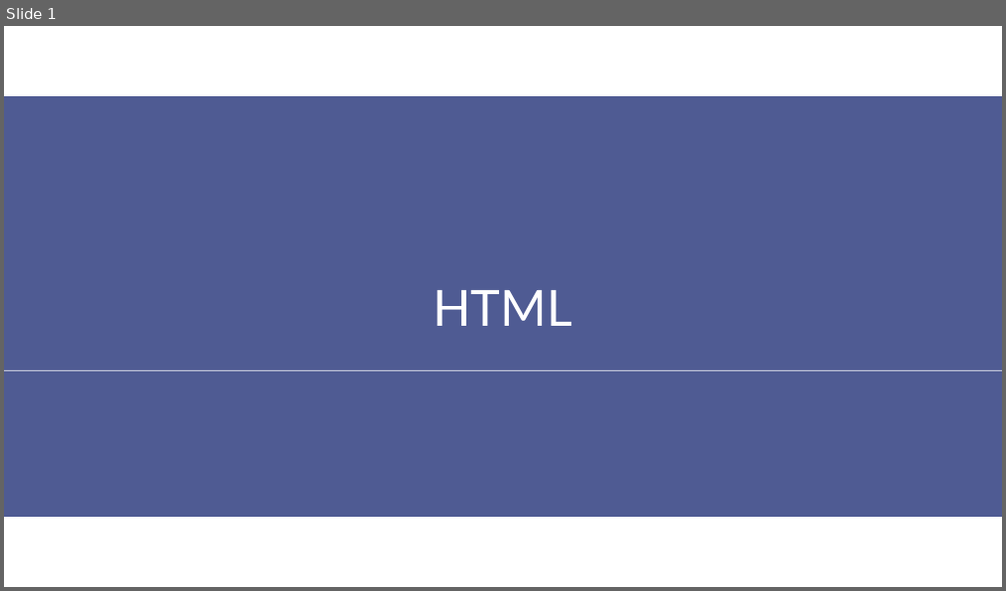
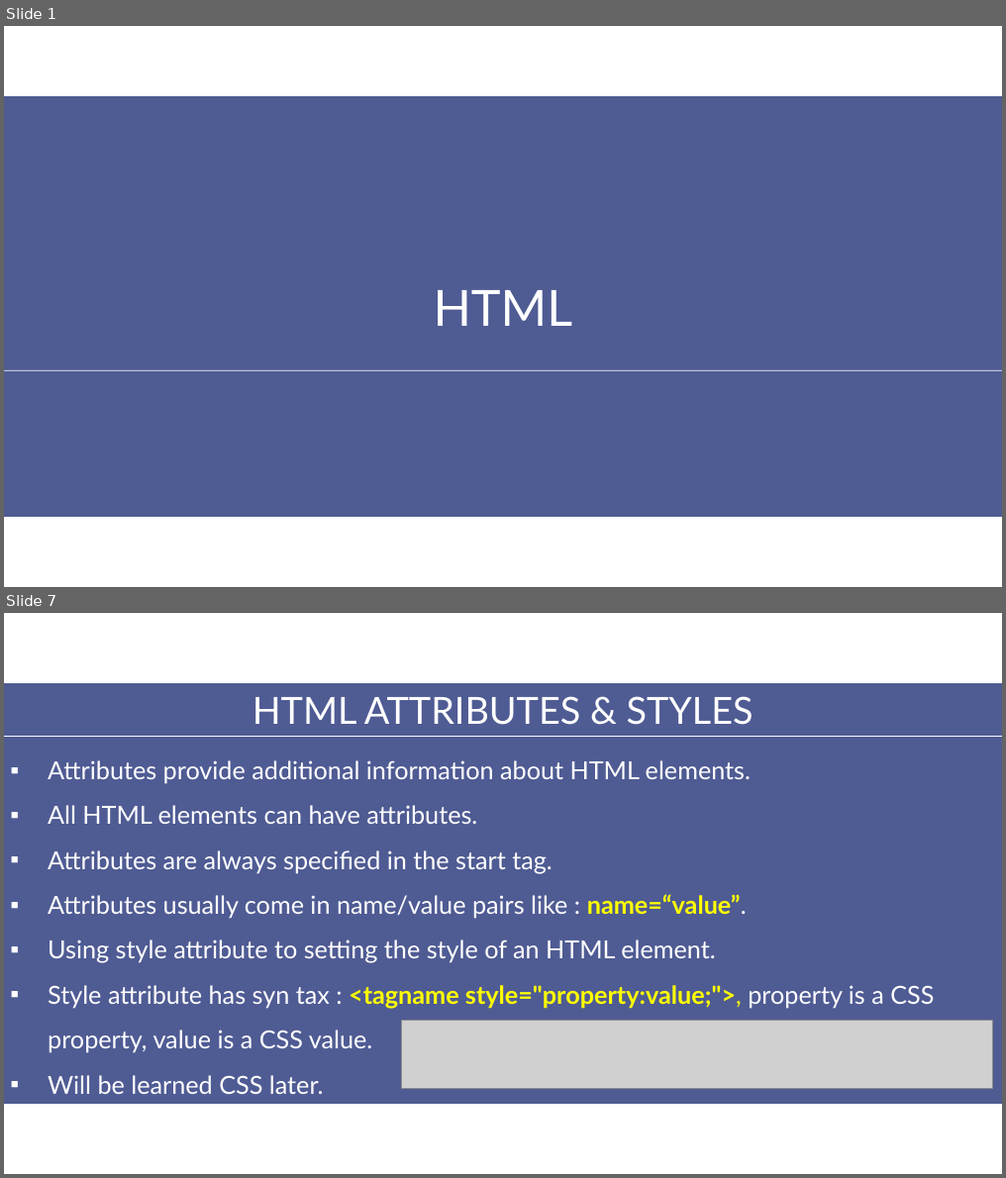
Before and after one commit to aptech-php/aptech-php-course, a slide deck: HTML-CSS-JS/slides/2-HTML.pptx. Shown one above the other, each under a label of ours: slide 1 before the commit, slides 1 and 7 after it; the slides between them are not shown. The pictures are 1006x591 and 1006x1178 pixels, drawn with LibreOffice and Linux fonts; fonts in the diff are those of the drawing; grey boxes stand for pictures. Boxes give left, top, right and bottom in pixels: in the first picture for what was removed or moved away, otherwise in the second. Text is boxed around its words. In the diff, an @@ line names an element or a change of style, - is before the commit and + after.

Commit message:
update html-css-js slides

```diff
--- a/HTML-CSS-JS/slides/2-HTML.pptx
+++ b/HTML-CSS-JS/slides/2-HTML.pptx
@@ slide 7 added at [4, 613, 1002, 1174], background #FFFFFF @@
@@ rectangle added at [4, 683, 1002, 1104], fill #4F5B93 @@
@@ text added at [252, 696, 753, 725], 36 pt, text #FFFFFF @@
+HTML ATTRIBUTES & STYLES
@@ line added from (4, 737) to (1002, 737), #FFFFFF 0.75 pt @@
@@ text added at [48, 761, 934, 1094], 24 pt, text #FFFFFF @@
+▪ Attributes provide additional information about HTML elements.
+▪ All HTML elements can have attributes.
+▪ Attributes are always specified in the start tag.
+▪ Attributes usually come in name/value pairs like : name=“value”.
+▪ Using style attribute to setting the style of an HTML element.
+▪ Style attribute has syn tax : <tagname style="property:value;">, property is a CSS property, value is a CSS value.
+▪ Will be learned CSS later.
@@ picture added at [402, 1021, 994, 1089] @@
```
Also in this commit, not shown: 5 slides changed, 7 other slides added, 11 slides removed, 21 other files.
